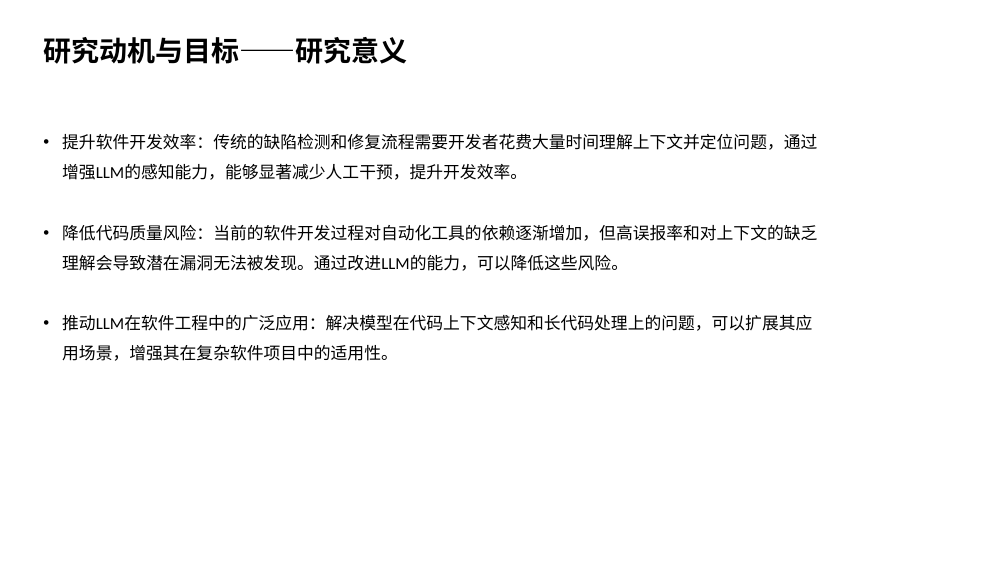
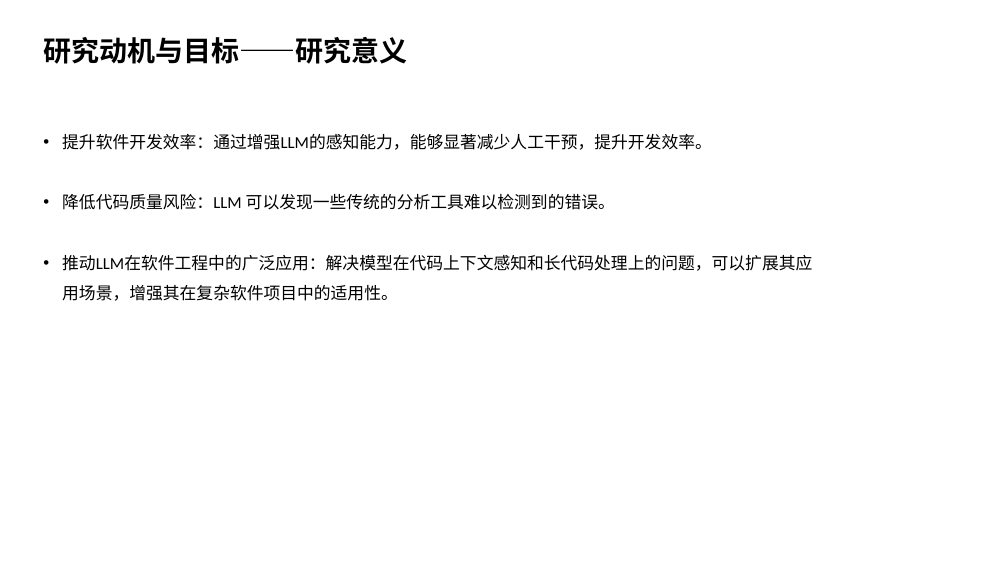
Before and after one commit to Zhenyu-Bo/Code-Assistant, a slide deck: slide 6 of report/LLM辅助的程序缺陷检测与修复.pptx. Drawn at 1008x567 pixels with LibreOffice and Linux fonts; fonts in the diff are those of the drawing. Boxes give left, top, right and bottom in pixels: in the first picture for what was removed or moved away, otherwise in the second. Text is boxed around its words. In the diff, an @@ line names an element or a change of style, - is before the commit and + after.

```diff
--- a/report/LLM辅助的程序缺陷检测与修复.pptx
+++ b/report/LLM辅助的程序缺陷检测与修复.pptx
@@ text at <box>62,134,712,210</box>: text changed @@
-• 提升软件开发效率：传统的缺陷检测和修复流程需要开发者花费大量时间理解上下文并定位问题，通过增强LLM的感知能力，能够显著减少人工干预，提升开发效率。
-• 降低代码质量风险：当前的软件开发过程对自动化工具的依赖逐渐增加，但高误报率和对上下文的缺乏理解会导致潜在漏洞无法被发现。通过改进LLM的能力，可以降低这些风险。
+• 提升软件开发效率：通过增强LLM的感知能力，能够显著减少人工干预，提升开发效率。
+• 降低代码质量风险：LLM 可以发现一些传统的分析工具难以检测到的错误。
```
Also in this commit, not shown: 9 other slides changed, 3 slides removed.
